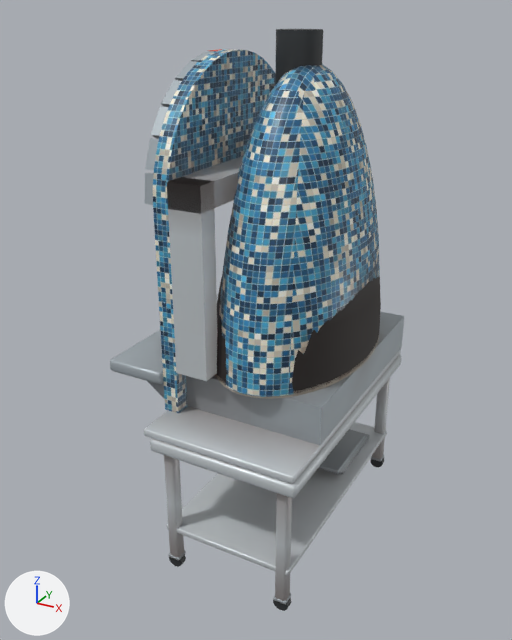
Before and after pictures for a commit that changed the glTF model assets/models/fp-oven-rotary.gltf.
Camera for both pictures: a camera (50 mm lens) standing at (2.42, -2.54, 2.01) and looking at (1.19, -0.31, 0.9). Arrows for +X, +Y and +Z are at lower left; the lights stay in place. The older version comes first. Vertices at exactly the same position are counted once.

The scene before the commit, as lines of its bpy script (objects in view):
```python
me_chamber = bpy.data.meshes.new('chamber')
me_chamber.from_pydata(...)  # 548 vertices, 1092 faces; spans x 1.05..1.62, y -0.665..0.265, z 0.79..1.5
me_chamber.materials.append(mat_oven_steel_in)
me_model = bpy.data.meshes.new('model')
me_model.from_pydata(...)  # 2846 vertices, 5394 faces; spans x 0.76..1.62, y -0.83..0.29, z 0.02..1.95
me_model.materials.append(mat_steel)
me_model.materials.append(mat_black)
me_model.materials.append(mat_steel_dark)
me_model.materials.append(mat_tray)
me_model.materials.append(mat_deck_stone)
me_model.materials.append(mat_turntable)
me_model.materials.append(mat_mosaic_blue)
me_model.materials.append(mat_red)
me_model.materials.append(mat_iron)
me_model.materials.append(mat_mosaic_blue_dome)
me_model.materials.append(mat_lamp_green)
ob_chamber = bpy.data.objects.new('chamber', me_chamber)
ob_chamber.location = (0.0, 0.0, 0.0)
ob_model = bpy.data.objects.new('model', me_model)
ob_model.location = (0.0, 0.0, 0.0)
```
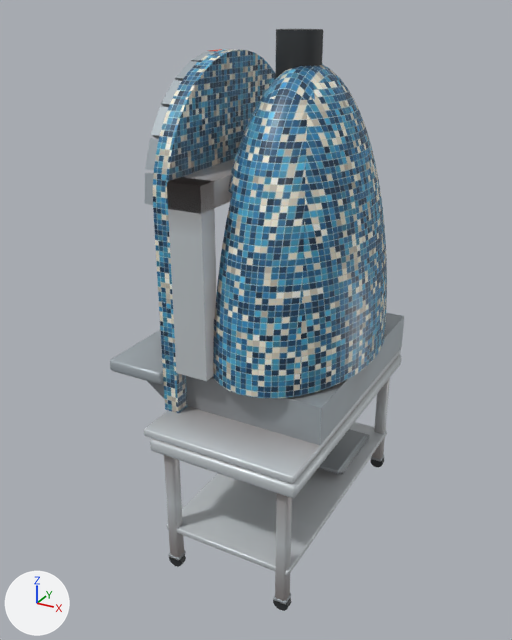
The edits, one by one:
me_model is used by ob_model.
me_model had 2846 vertices, 5394 faces and spanned x 0.76..1.62, y -0.83..0.29, z 0.02..1.95.
me_model now has 2884 vertices, 5492 faces and spans x 0.76..1.64, y -0.83..0.29, z 0.02..1.95.
me_model part 1: 262 vertices moved from x 1.17..1.61, y -0.67..0.27, z 0.93..1.84 to x 1.17..1.63, y -0.65..0.25, z 1.14..1.84; 169 vertices removed from x 1.14..1.61, y -0.67..0.27, z 0.79..1.84; 207 vertices added at x 1.09..1.64, y -0.68..0.28, z 0.79..1.84.
me_model part 2: 404 kept faces spanning x 1.17..1.63, y -0.65..0.25, z 1.14..1.85 get new texture (UV) coordinates.
me_model part 3: 1020 kept faces spanning x 0.77..1.63, y -0.83..0.28, z 0.02..1.95 get new vertex colours.

Location of each change, (x1, y1, x2, y2) in pixels of the pictures (512 x 640 px; the box of a moved part takes in the faces that stretch with it):
part 1 of me_model, moved or reshaped: before (219, 65, 380, 397); after (213, 66, 387, 398)
part 2 of me_model, surface changed: before (238, 66, 377, 360); after (224, 66, 385, 301)
part 3 of me_model, edited (looks the same): (148, 29, 404, 609) in both
'chamber', unchanged, covered by the edit: before (217, 277, 381, 393)
